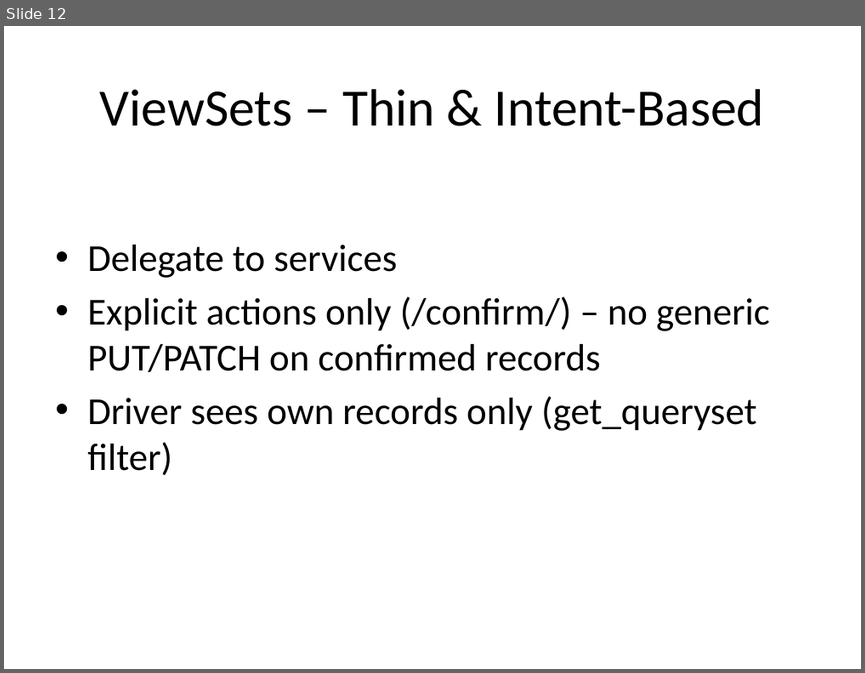
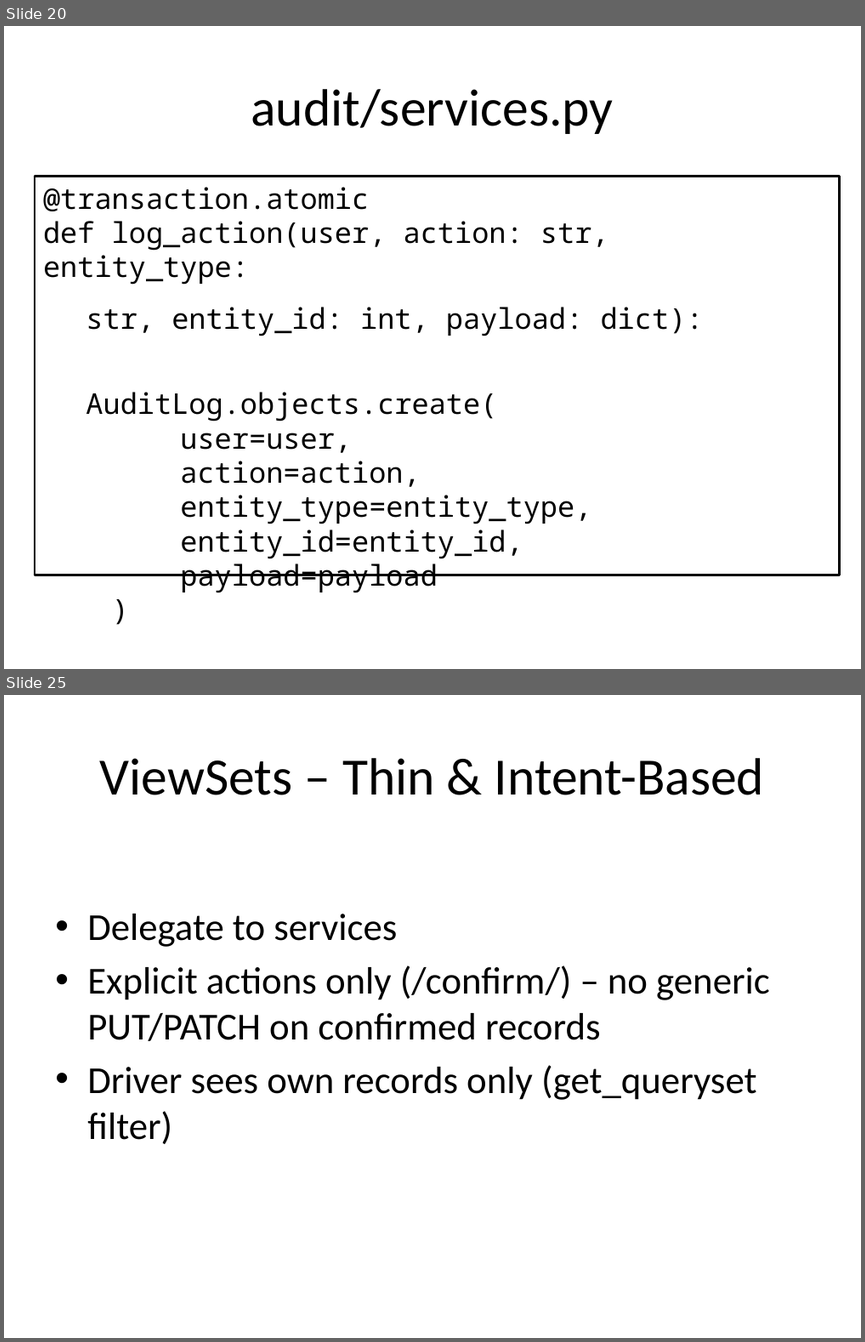
Before and after one commit to seanwhs/ScratchPad, a slide deck: Project-Refill/HSH_LPG_Backend_Walkthrough_Jan2026.pptx. Shown one above the other, each under a label of ours: slide 12 before the commit, slides 20 and 25 after it; the slides between them are not shown. The pictures are 865x673 and 865x1342 pixels, drawn with LibreOffice and Linux fonts; fonts in the diff are those of the drawing. Boxes give left, top, right and bottom in pixels: in the first picture for what was removed or moved away, otherwise in the second. Text is boxed around its words. In the diff, an @@ line names an element or a change of style, - is before the commit and + after.

```diff
--- a/Project-Refill/HSH_LPG_Backend_Walkthrough_Jan2026.pptx
+++ b/Project-Refill/HSH_LPG_Backend_Walkthrough_Jan2026.pptx
@@ slide 20 added at bbox=[4, 26, 861, 669], background #FFFFFF @@
@@ title added at bbox=[250, 89, 613, 134], 44 pt, text #000000 @@
+audit/services.py
@@ text added at bbox=[35, 176, 840, 574], fill #FFFFFF, outline #000000 2 pt, 24 pt, text #000000 @@
+@transaction.atomic
+def log_action(user, action: str, entity_type:
+str, entity_id: int, payload: dict):
+AuditLog.objects.create(
+user=user,
+action=action,
+entity_type=entity_type,
+entity_id=entity_id,
+payload=payload
+)
@@ what was slide 12 is now slide 25 @@
```
Also in this commit, not shown: 11 slides changed, 15 other slides added.
